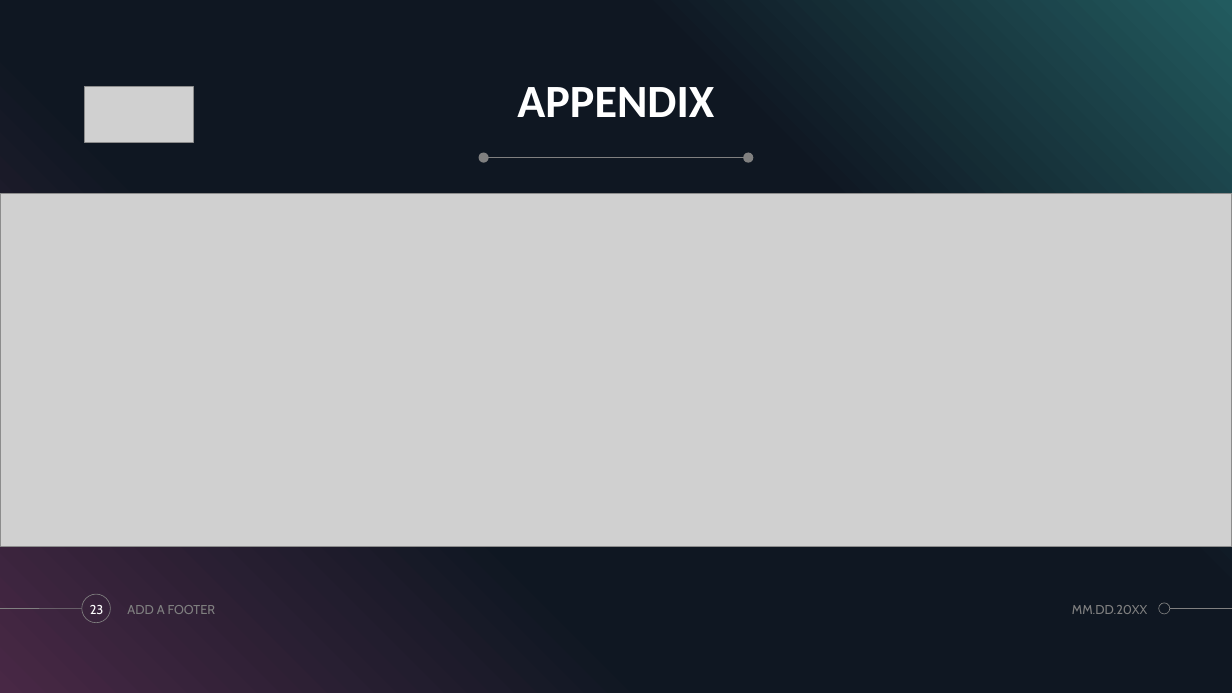
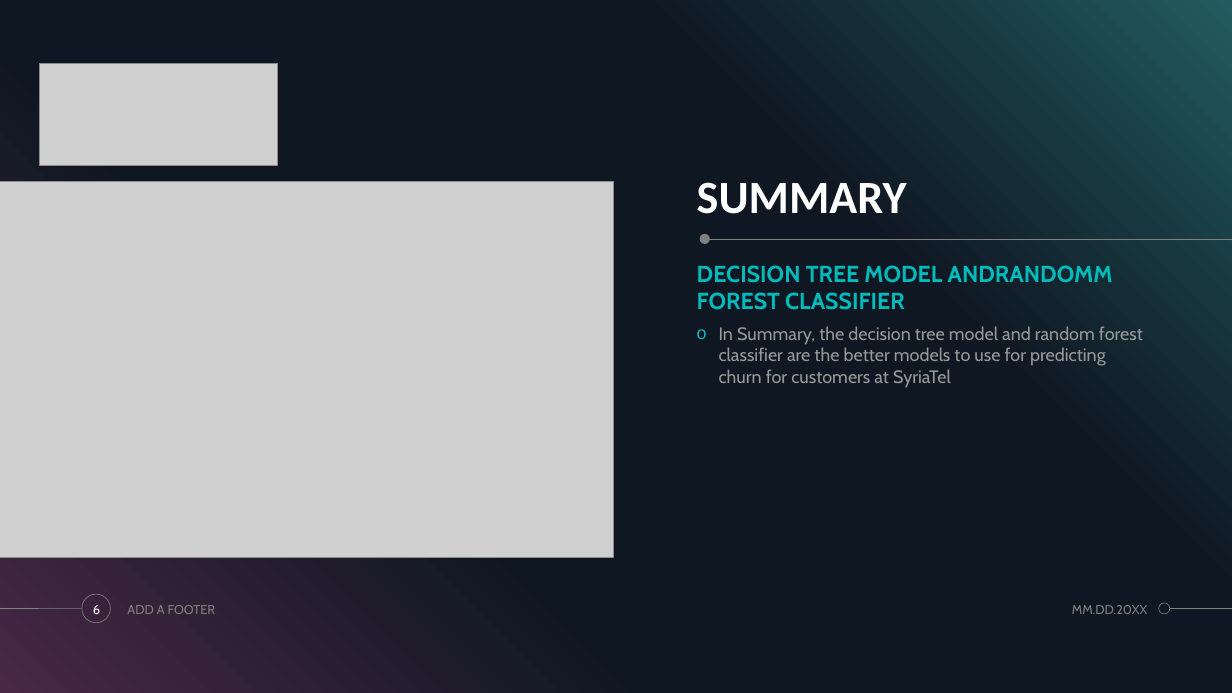
Before and after one commit to CessNgunjiri/dsc-phase-3-project, a slide deck: slide 6 of presentation.pptx (slide 23 before the commit). Drawn at 1232x693 pixels with LibreOffice and Linux fonts; fonts in the diff are those of the drawing; grey boxes stand for pictures. Boxes give left, top, right and bottom in pixels: in the first picture for what was removed or moved away, otherwise in the second. Text is boxed around its words. In the diff, an @@ line names an element or a change of style, - is before the commit and + after.

```diff
--- a/presentation.pptx
+++ b/presentation.pptx
@@ picture added at bbox=[40, 64, 278, 165] @@
@@ picture removed at bbox=[84, 87, 193, 142] @@
@@ title removed at bbox=[517, 87, 714, 117] @@
-APPENDIX
@@ ellipse removed at bbox=[479, 152, 489, 163] @@
@@ line removed from (749, 158) to (486, 158) @@
@@ picture added at bbox=[0, 181, 614, 557] @@
@@ picture removed at bbox=[1, 193, 1232, 546] @@
@@ title added at bbox=[697, 182, 907, 214], 36 pt, text #FFFFFF, bold @@
+SUMMARY
@@ ellipse: place and size @@
-ellipse at bbox=[743, 152, 753, 163]
+ellipse at bbox=[700, 234, 710, 244]
@@ line added from (1232, 239) to (708, 239), #808080 0.5 pt @@
@@ text added at bbox=[697, 265, 1113, 310], 18 pt, text #00BBBB, bold @@
+DECISION TREE MODEL ANDRANDOMM FOREST CLASSIFIER
@@ text added at bbox=[719, 326, 1143, 388], 14 pt, text #999999 @@
+o In Summary, the decision tree model and random forest classifier are the better models to use for predicting churn for customers at SyriaTel
@@ page number at bbox=[93, 605, 100, 614]: text changed @@
-23
+6
```
Also in this commit, not shown: 5 slides added, 26 slides removed, 1 other file.
